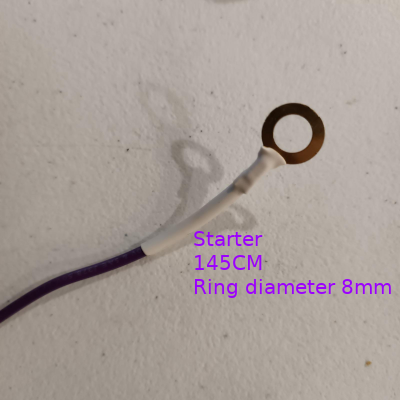
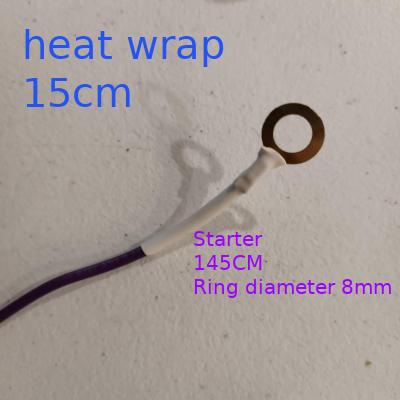
The second (400, 400) image is a revision of the first. Changes to its layers:
added layer "heat wrap ..." above "Starter ..." over [25, 29, 224, 107]
